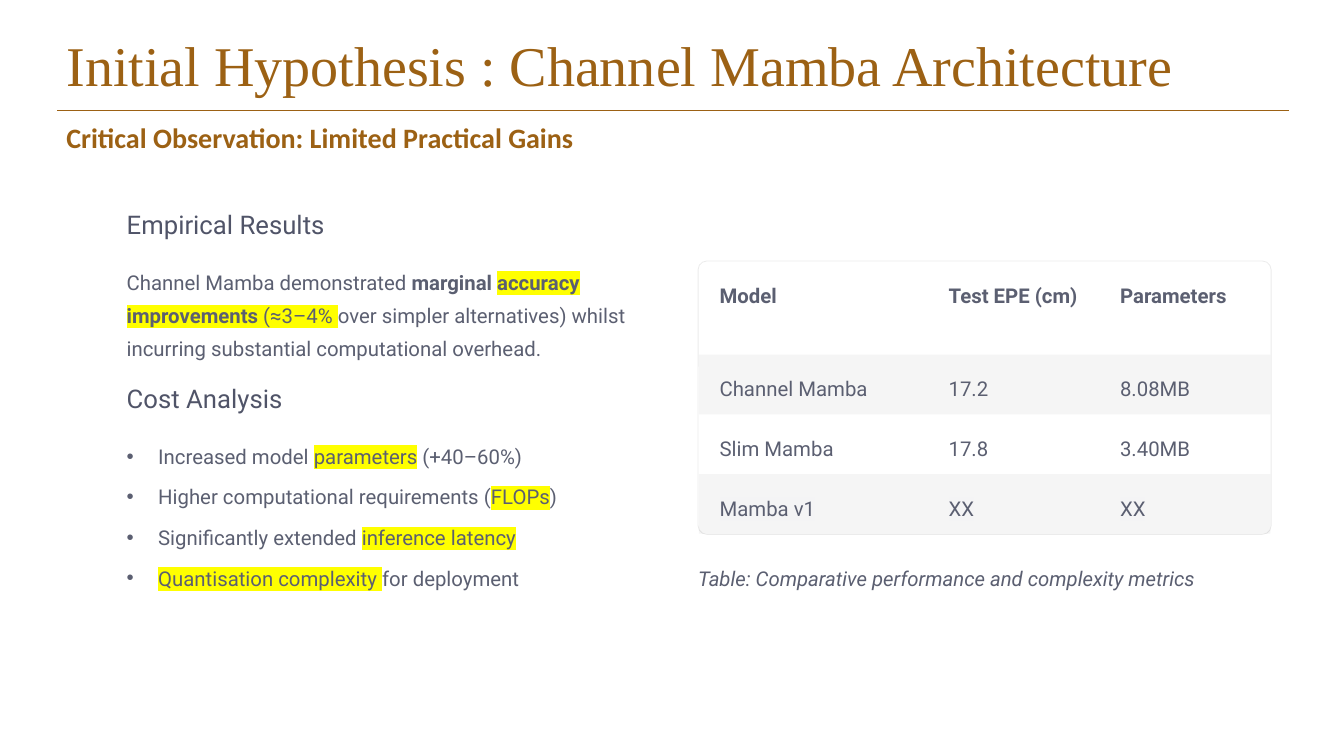
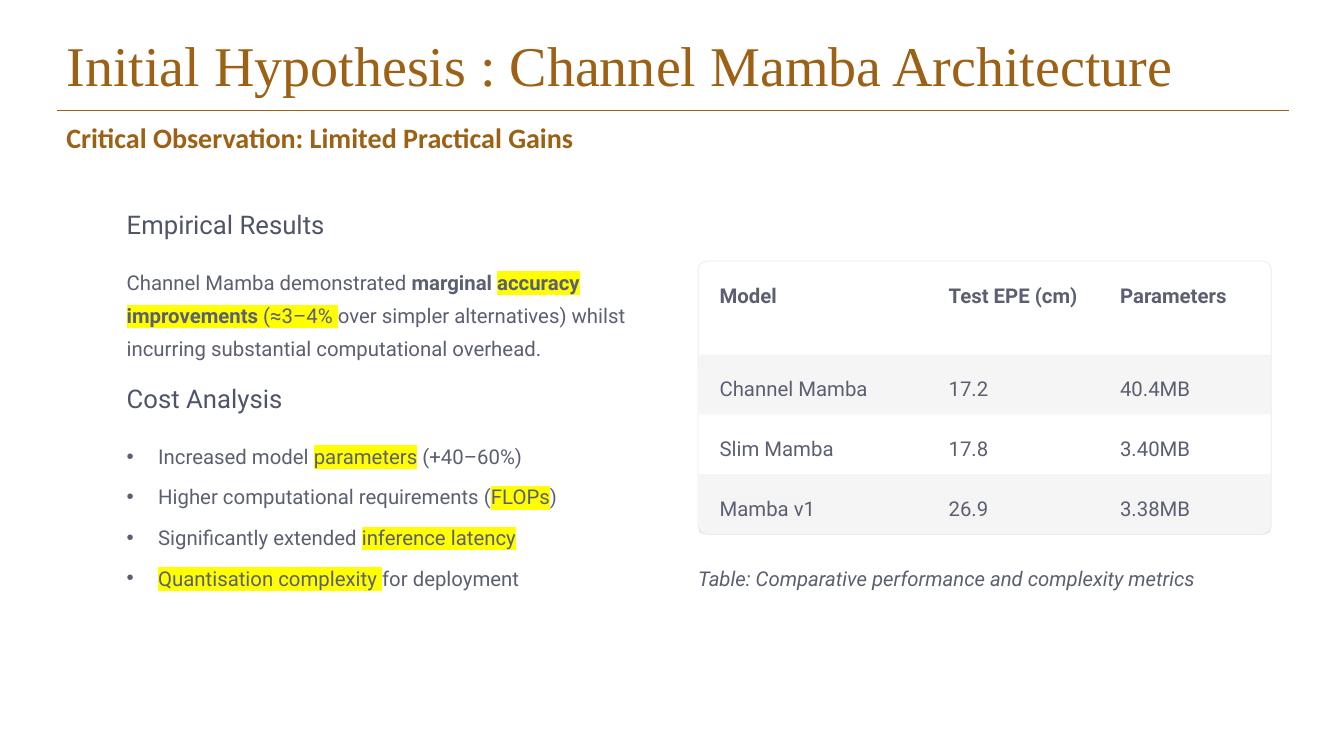
Before and after one commit to Elison-debug/Cmamba_reconstruct, a slide deck: slide 15 of pre-ssm.pptx. Drawn at 1344x755 pixels with LibreOffice and Linux fonts; fonts in the diff are those of the drawing; background and template pictures are left out. Boxes give left, top, right and bottom in pixels: in the first picture for what was removed or moved away, otherwise in the second. Text is boxed around its words. In the diff, an @@ line names an element or a change of style, - is before the commit and + after.

```diff
--- a/pre-ssm.pptx
+++ b/pre-ssm.pptx
@@ text at (1120, 381, 1190, 396): text changed @@
-8.08MB
+40.4MB
@@ text at (949, 501, 989, 516): text changed @@
-XX
+26.9
@@ text at (1120, 501, 1190, 516): text changed @@
-XX
+3.38MB
```
Also in this commit, not shown: 9 other slides changed, 5 other files.
